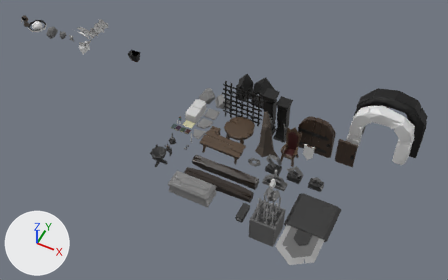
One commit to the Blender file Models/scene.blend: the scene before it, then after it.
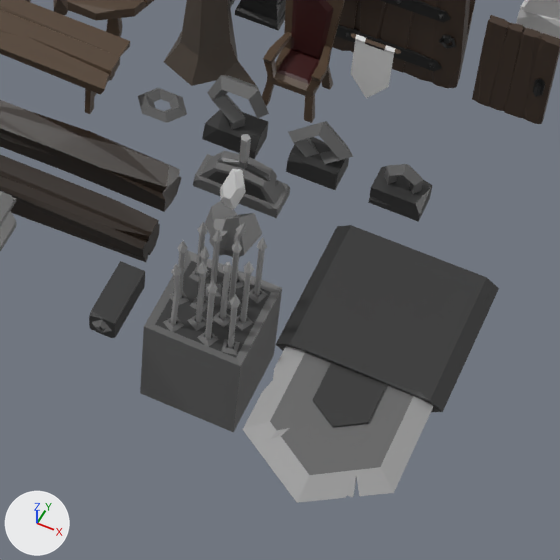
The first picture shows the older version from a 50 mm camera at (53.9, -71.1, 75.9) aimed at (23.3, -9.9, -0.6). The close-ups show both versions on the part from 47% to 80% of the width and 48% to 100% of the height of that picture; other places that the commit changed are outside them. Every picture has the same lights, and +X, +Y and +Z are marked at lower left.

In view in the first close-up: 'ChainHook', 'Door', 'Door_Small', 'Obstacle_GroundSpike_Base', 'Obstacle_GroundSpike_Spikes', 'Obstacle_KnifeWall_Base', 'Obstacle_KnifeWall_Knife', 'Table_Rectangular', 'Throne_Simple', 'Tree', 'Wood_Cube', 'Wood_Cylinder'.
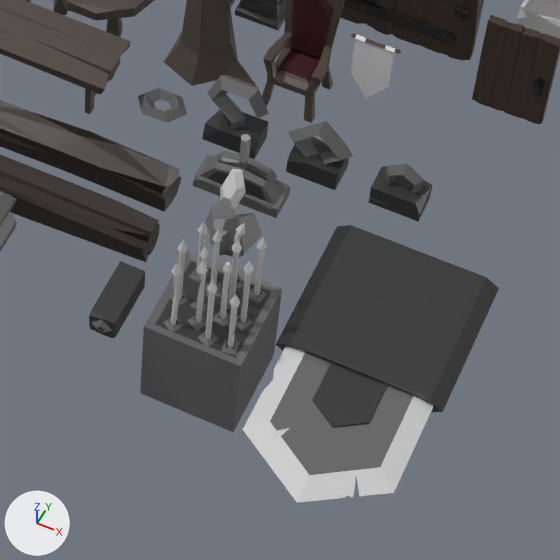
The change in detail:
me_cube_033 has 50 vertices, 92 faces and spans x -2.97..2.96, y -6.2..-0.07, z -0.27..0.27.
me_cube_033 is used by ob_obstacle_knifewall_knife; location (42.11, -21.0, 0.0).
me_cube_033 part 1: texture (UV) coordinates of 50 of 92 faces, centred in x -2.84..2.74, y -5.51..-0.52, z -0.18..0.16, changed; they spanned u 0.32..0.37, v 0.94..0.98 and now span u 0.19..0.25, v 0.94..0.98.
me_cylinder_006 has 291 vertices, 530 faces and spans x -1.58..1.46, y -1.56..1.66, z -0.44..3.96.
me_cylinder_006 is used by ob_obstacle_groundspike_spikes; location (36.01, -20.86, 0.0).
me_cylinder_006 part 2: texture (UV) coordinates of 525 of 530 faces, centred in x -1.5..1.43, y -1.48..1.63, z -0.44..3.96, changed; they spanned u 0.33..0.36, v 0.95..0.99 and now span u 0.2..0.24, v 0.95..0.99.
Object 'Door' (ob_door) moves from (37.63, -6.0, 0.0) to (37.63, -4.3, 0.0).

Pixel boxes (x1, y1, x2, y2) of what changed, in the close-ups (560 x 560 px):
'Door', moved: before (332, 0, 476, 88); after (340, 0, 484, 60)
part 1 of me_cube_033, surface changed: (243, 346, 434, 503) in both
part 2 of me_cylinder_006, surface changed: (170, 222, 267, 349) in both
